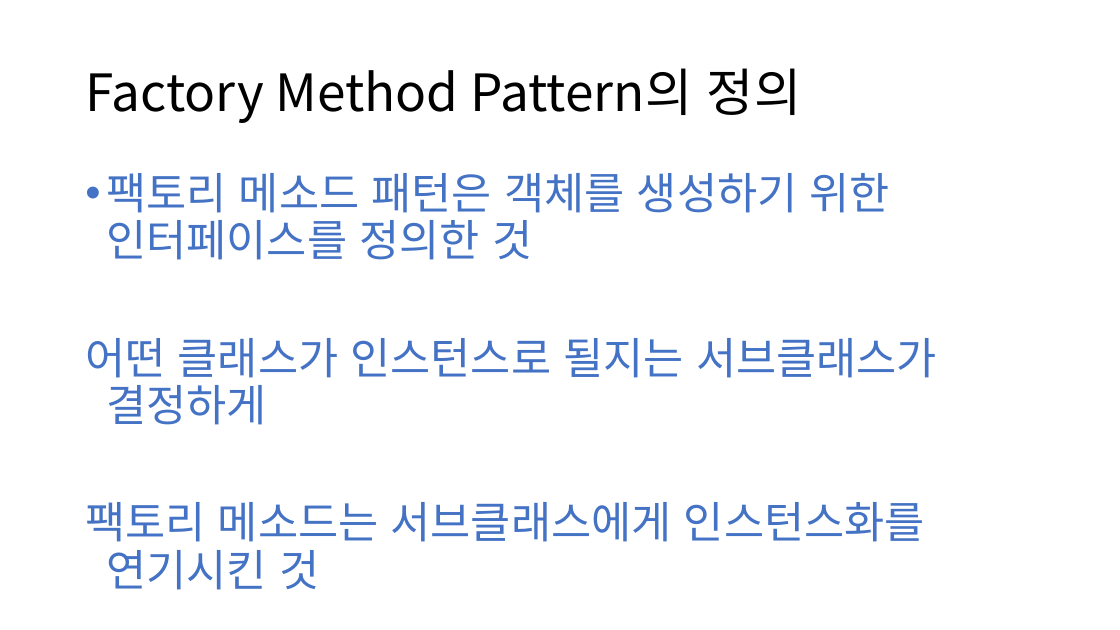
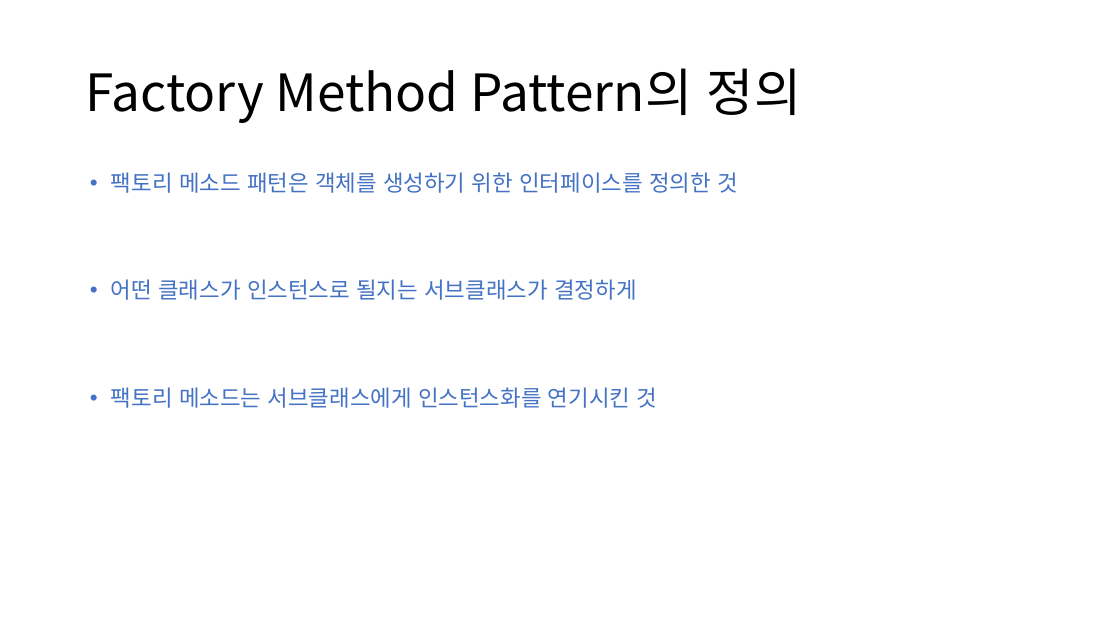
Before and after one commit to wook-dragon/young-rich, a slide deck: slide 2 of Factory_Pattern/Hannyuck/Factory_Method_Pattern_ppt.pptx. Drawn at 1120x630 pixels with LibreOffice and Linux fonts; fonts in the diff are those of the drawing; background and template pictures are left out. Boxes give left, top, right and bottom in pixels: in the first picture for what was removed or moved away, otherwise in the second. Text is boxed around its words. In the diff, an @@ line names an element or a change of style, - is before the commit and + after.

Commit message:
pattern ppt fix

```diff
--- a/Factory_Pattern/Hannyuck/Factory_Method_Pattern_ppt.pptx
+++ b/Factory_Pattern/Hannyuck/Factory_Method_Pattern_ppt.pptx
@@ text "팩토리 메소드 패턴은 객체를 생성하기 ..." at [111,172,738,408]: size 37.4 to 19.2 pt; bullet none to • @@
```
